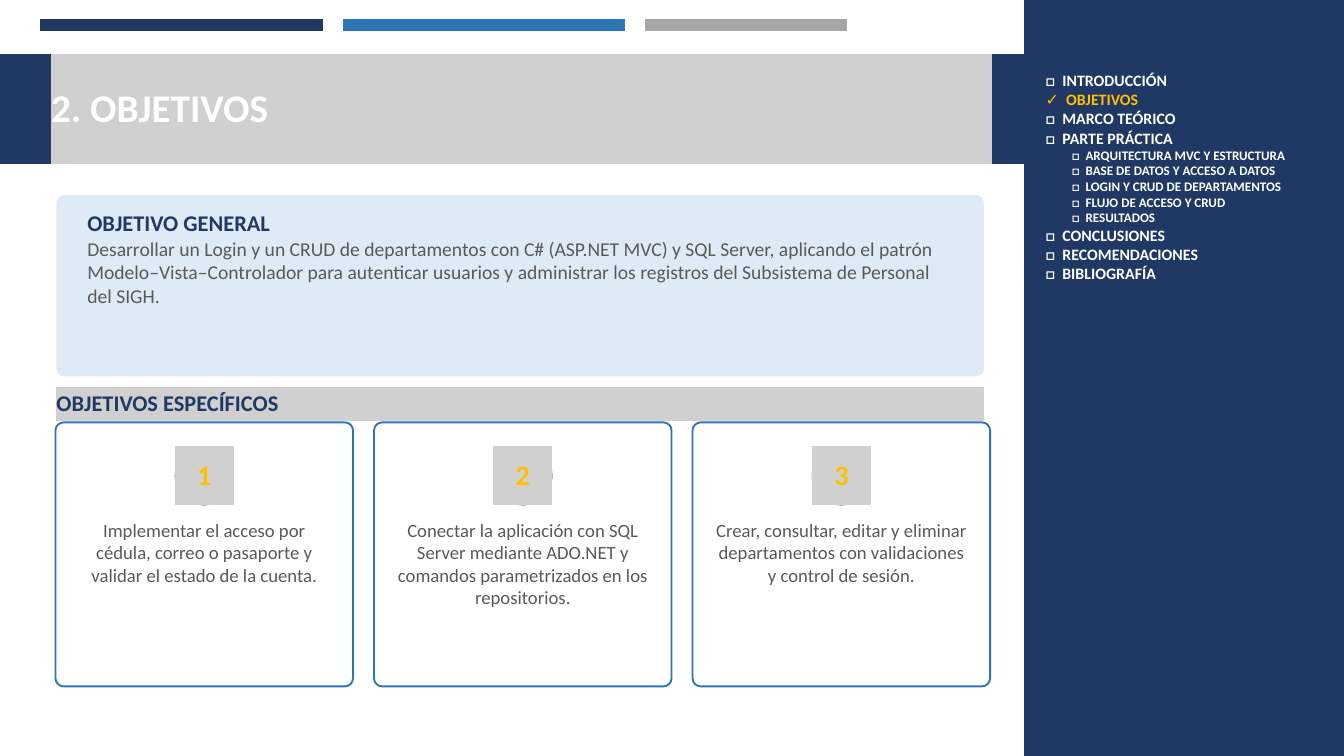
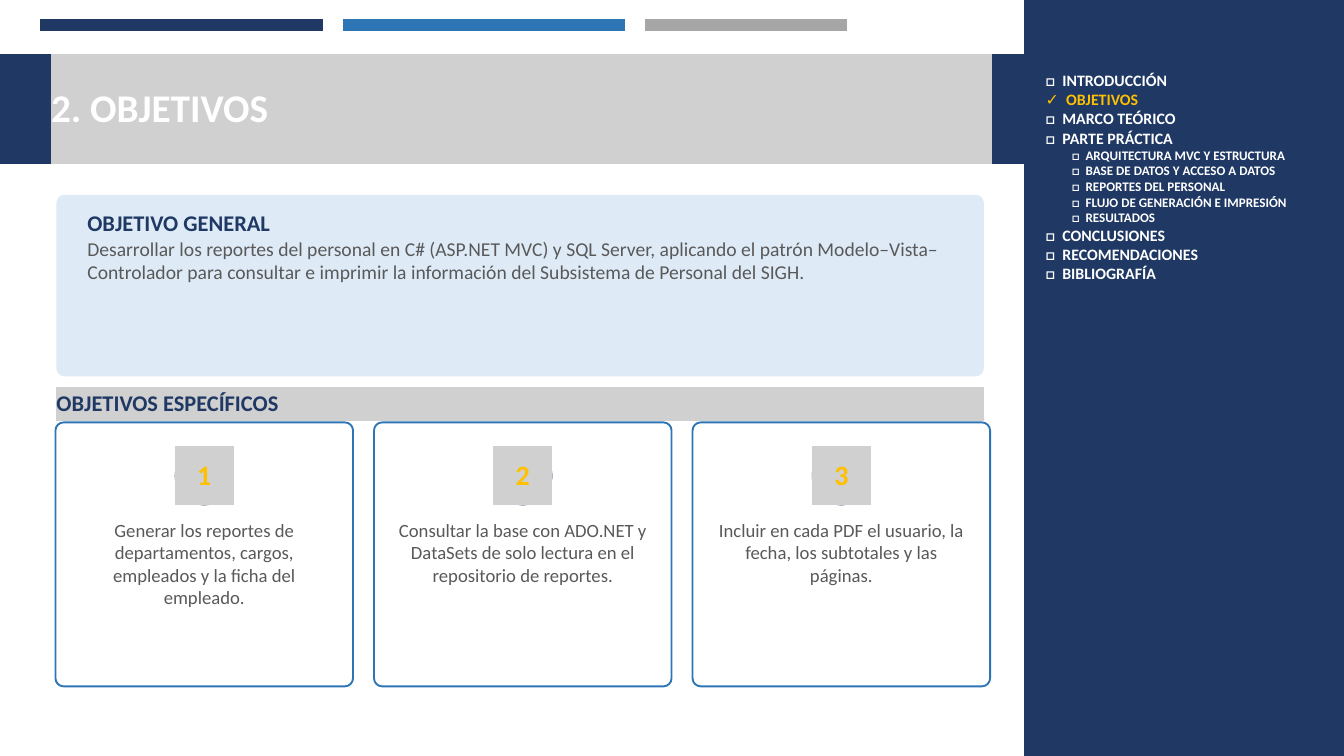
Before and after one commit to Josue-Chango/SIDH_GR02, a slide deck: slide 3 of DOTNET/REPORTES/02. DOCUMENTACION/REPORTES_DOTNET_SQL_GR02.pptx. Drawn at 1344x756 pixels with LibreOffice and Linux fonts; fonts in the diff are those of the drawing; grey boxes stand for pictures. Boxes give left, top, right and bottom in pixels: in the first picture for what was removed or moved away, otherwise in the second. Text is boxed around its words. In the diff, an @@ line names an element or a change of style, - is before the commit and + after.

Commit message:
presentacion reportes

```diff
--- a/DOTNET/REPORTES/02. DOCUMENTACION/REPORTES_DOTNET_SQL_GR02.pptx
+++ b/DOTNET/REPORTES/02. DOCUMENTACION/REPORTES_DOTNET_SQL_GR02.pptx
@@ text at (1086,182,1287,207): text changed @@
-□ LOGIN Y CRUD DE DEPARTAMENTOS
-□ FLUJO DE ACCESO Y CRUD
+□ REPORTES DEL PERSONAL
+□ FLUJO DE GENERACIÓN E IMPRESIÓN
@@ text at (87,242,937,282): text changed @@
-Desarrollar un Login y un CRUD de departamentos con C# (ASP.NET MVC) y SQL Server, aplicando el patrón Modelo–Vista–Controlador para autenticar usuarios y administrar los registros del Subsistema de Personal del SIGH.
+Desarrollar los reportes del personal en C# (ASP.NET MVC) y SQL Server, aplicando el patrón Modelo–Vista–Controlador para consultar e imprimir la información del Subsistema de Personal del SIGH.
@@ text at (113,524,295,607): text changed @@
-Implementar el acceso por cédula, correo o pasaporte y validar el estado de la cuenta.
+Generar los reportes de departamentos, cargos, empleados y la ficha del empleado.
@@ text at (399,524,646,585): text changed @@
-Conectar la aplicación con SQL Server mediante ADO.NET y comandos parametrizados en los repositorios.
+Consultar la base con ADO.NET y DataSets de solo lectura en el repositorio de reportes.
@@ text at (719,524,963,585): text changed @@
-Crear, consultar, editar y eliminar departamentos con validaciones y control de sesión.
+Incluir en cada PDF el usuario, la fecha, los subtotales y las páginas.
```
Also in this commit, not shown: 9 other slides changed.
